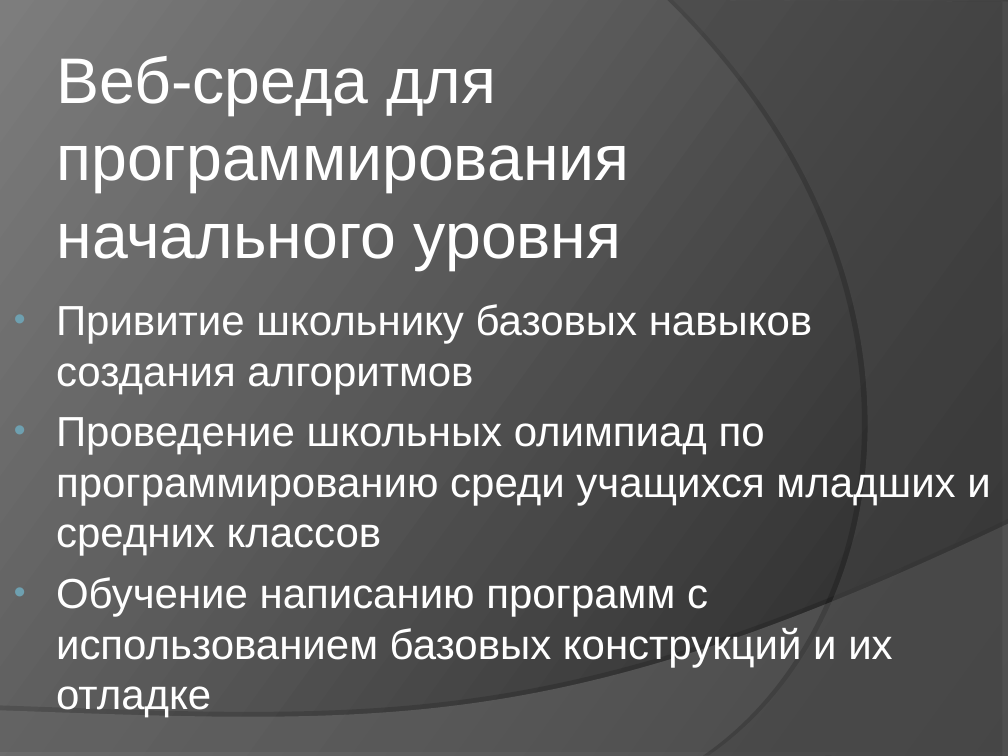
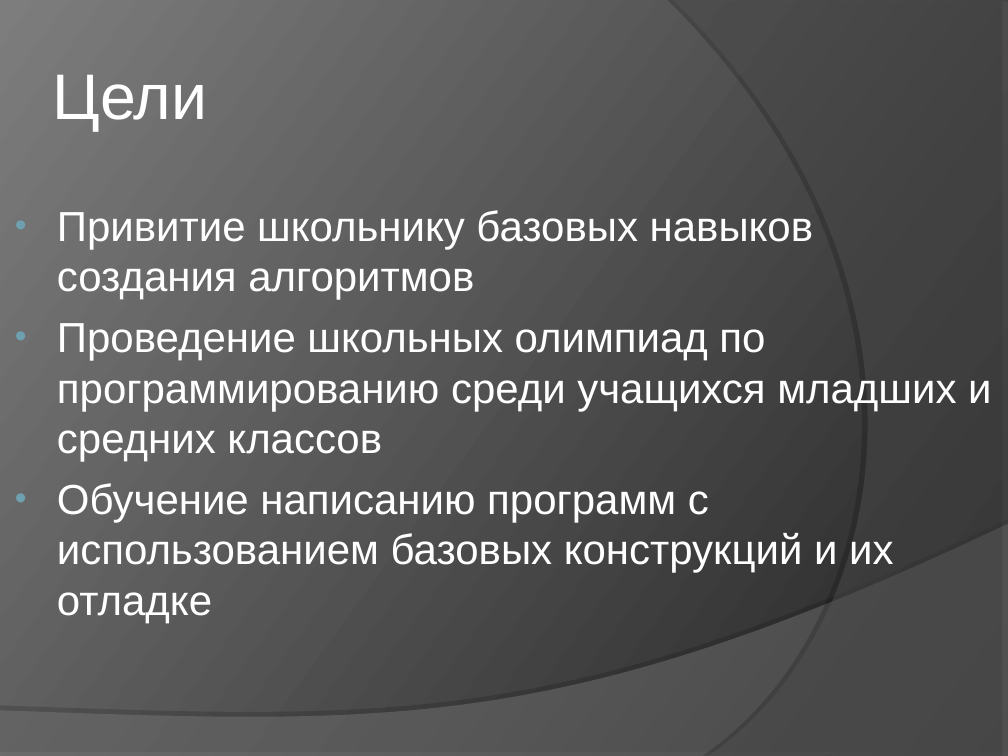
Before and after one commit to klenin/cats-junior, a slide deck: slide 2 of C8503A_Vasilyeva_presentation.ppt. Drawn at 1008x756 pixels with LibreOffice and Linux fonts; fonts in the diff are those of the drawing. Boxes give left, top, right and bottom in pixels: in the first picture for what was removed or moved away, otherwise in the second. Text is boxed around its words. In the diff, an @@ line names an element or a change of style, - is before the commit and + after.

```diff
--- a/C8503A_Vasilyeva_presentation.ppt
+++ b/C8503A_Vasilyeva_presentation.ppt
@@ title removed at (x1=56, y1=56, x2=629, y2=270) @@
-Веб-среда для программирования начального уровня
@@ title added at (x1=53, y1=74, x2=208, y2=131), 46 pt, text #FFFFFF @@
+Цели
@@ text "Привитие школьнику базовых навыков создания ..." moved from (x1=56, y1=304, x2=990, y2=717) to (x1=57, y1=210, x2=991, y2=623) @@
```
Also in this commit, not shown: 8 other slides changed, 4 slides removed, 1 other file.
